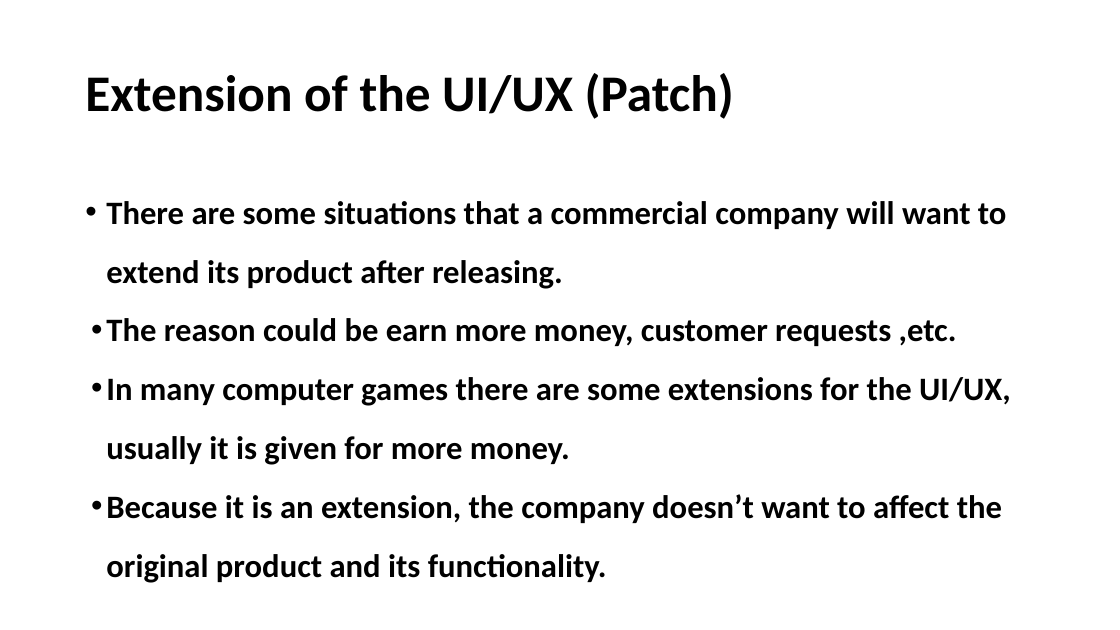
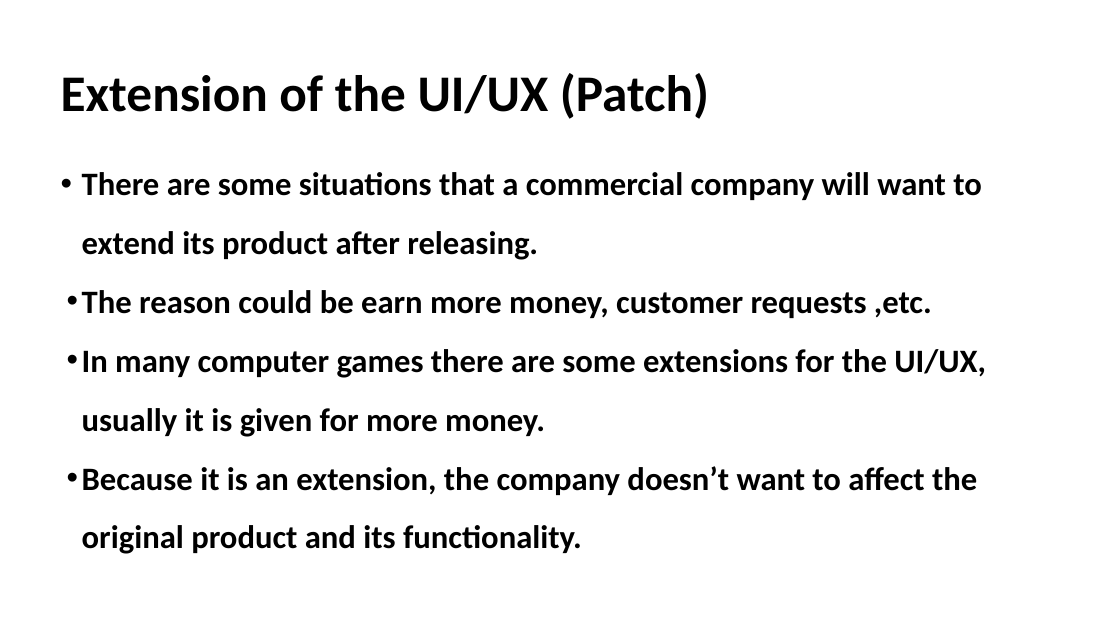
Before and after one commit to akotek/AOP, a slide deck: slide 24 of src/Final Project Presentation.pptx (slide 23 before the commit). Drawn at 1120x630 pixels with LibreOffice and Linux fonts; fonts in the diff are those of the drawing. Boxes give left, top, right and bottom in pixels: in the first picture for what was removed or moved away, otherwise in the second. Text is boxed around its words. In the diff, an @@ line names an element or a change of style, - is before the commit and + after.

```diff
--- a/src/Final Project Presentation.pptx
+++ b/src/Final Project Presentation.pptx
@@ title "Extension of the UI/UX (Patch)": place and size @@
-title "Extension of the UI/UX (Patch)" at bbox=[85, 73, 734, 119]
+title "Extension of the UI/UX (Patch)" at bbox=[61, 73, 709, 119]
@@ text "There are some situations that ...": place and size @@
-text "There are some situations that ..." at bbox=[106, 201, 1011, 583]
+text "There are some situations that ..." at bbox=[82, 172, 986, 554]
```
Also in this commit, not shown: 1 other slide changed, 3 slides added.
